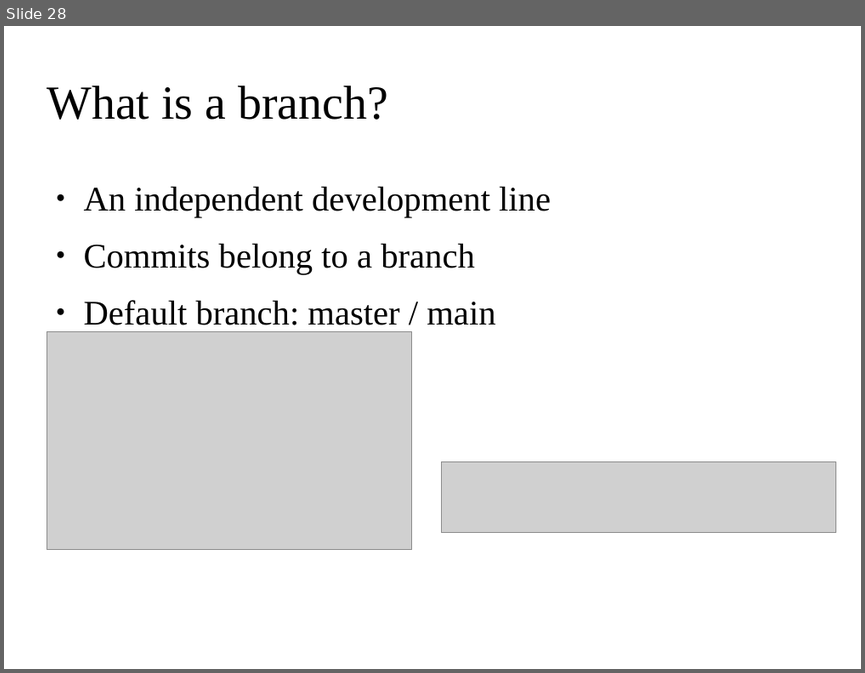
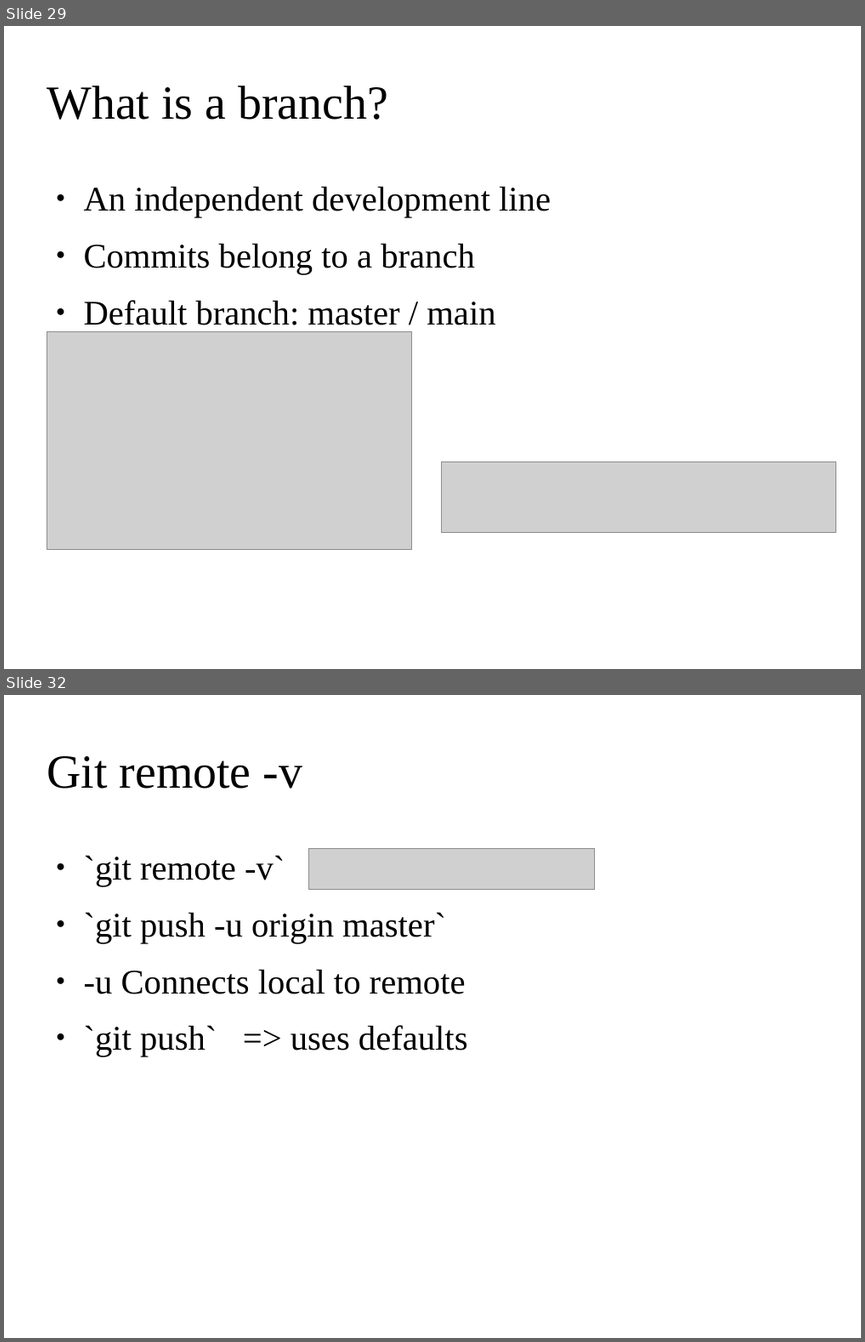
Before and after one commit to ehsansh84/git-tutorial, a slide deck: git.odp. Shown one above the other, each under a label of ours: slide 28 before the commit, slides 29 and 32 after it; the slides between them are not shown. The pictures are 865x673 and 865x1342 pixels, drawn with LibreOffice and Linux fonts; fonts in the diff are those of the drawing; grey boxes stand for pictures; background and template pictures are left out. Boxes give left, top, right and bottom in pixels: in the first picture for what was removed or moved away, otherwise in the second. Text is boxed around its words. In the diff, an @@ line names an element or a change of style, - is before the commit and + after.

```diff
--- a/git.odp
+++ b/git.odp
@@ slide 32 added at (x1=4, y1=695, x2=861, y2=1338), background picture (left out) @@
@@ title added at (x1=46, y1=756, x2=303, y2=789), 44 pt, text #000000 @@
+Git remote -v
@@ text added at (x1=84, y1=855, x2=468, y2=1057), 32 pt, text #000000 @@
+● `git remote -v`
+● `git push -u origin master`
+● -u Connects local to remote
+● `git push` => uses defaults
@@ picture added at (x1=309, y1=848, x2=595, y2=890) @@
@@ what was slide 28 is now slide 29 @@
```
Also in this commit, not shown: 2 slides changed, 14 other slides added.
